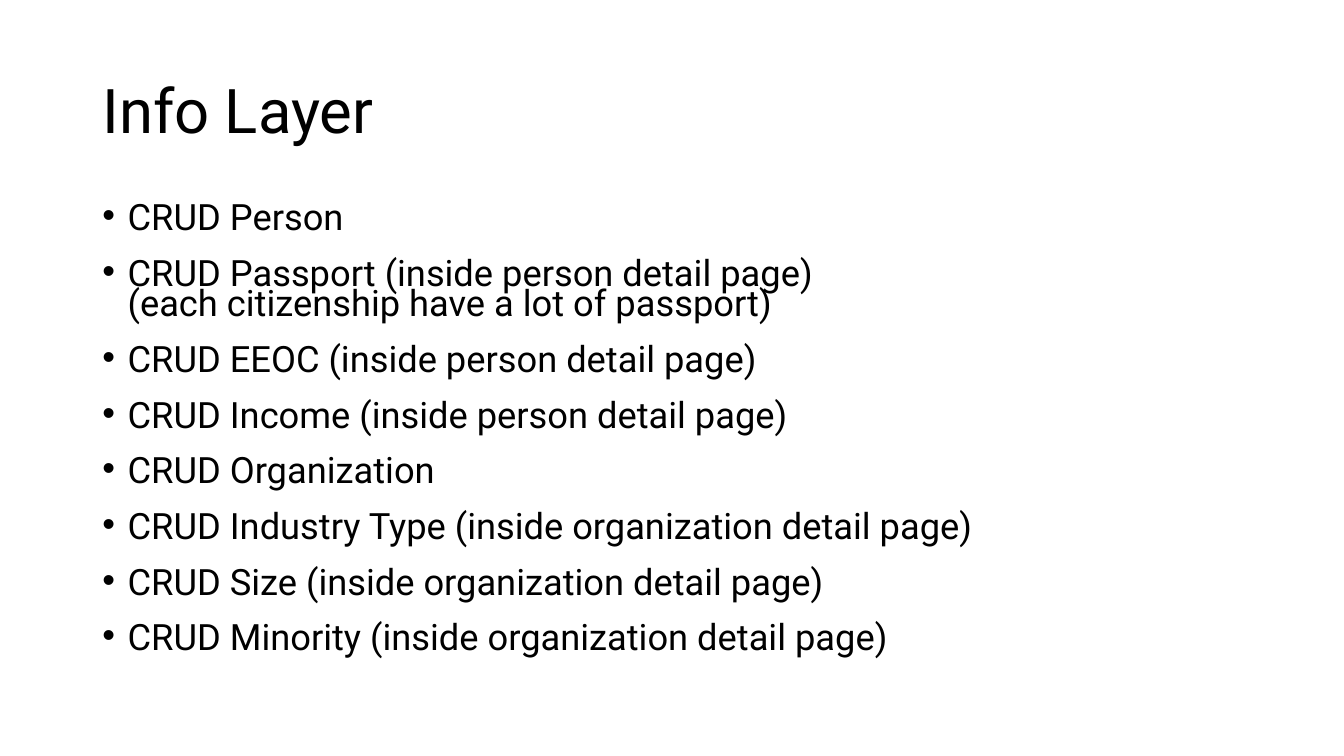
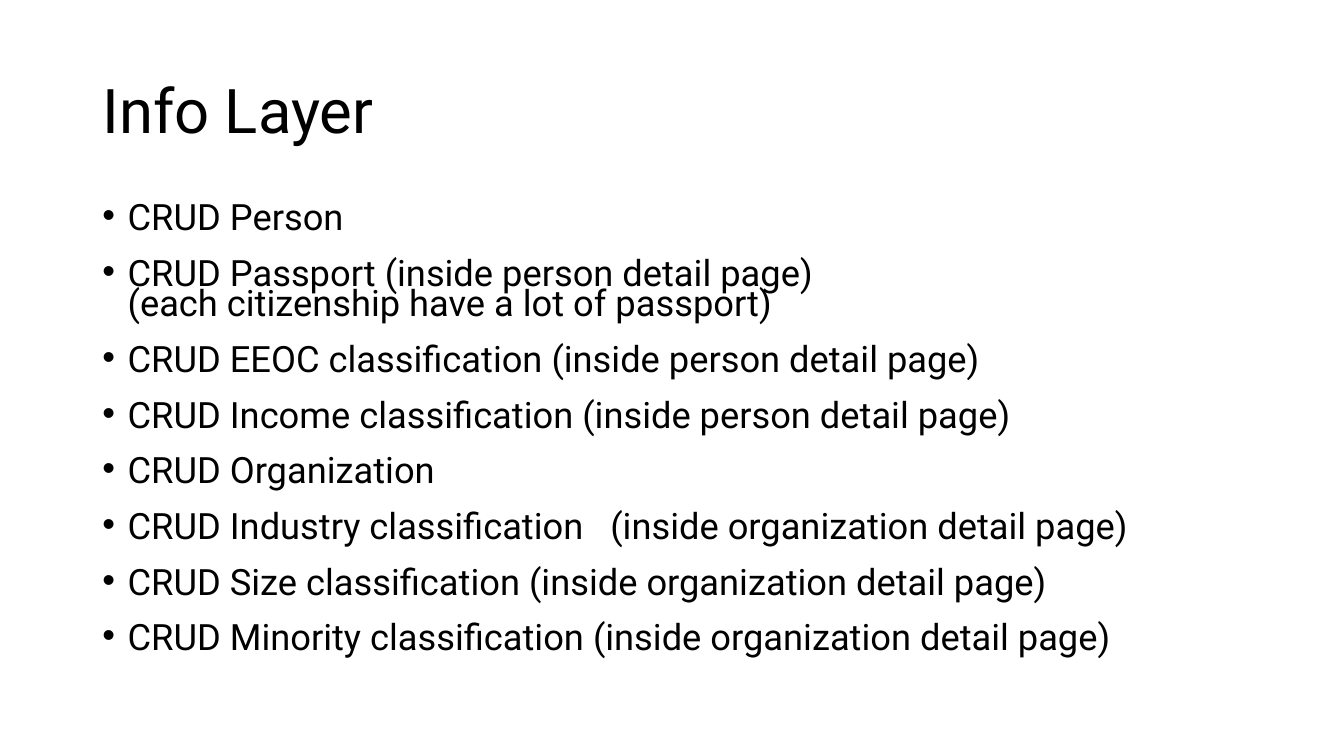
Before and after one commit to ssszZ-TH/party_fullstack_docker3, a slide deck: slide 6 of presentation/partyCommFuncReqOverAll.pptx. Drawn at 1344x756 pixels with LibreOffice and Linux fonts; fonts in the diff are those of the drawing. Boxes give left, top, right and bottom in pixels: in the first picture for what was removed or moved away, otherwise in the second. Text is boxed around its words. In the diff, an @@ line names an element or a change of style, - is before the commit and + after.

Commit message:
presentation func req excel fin

```diff
--- a/presentation/partyCommFuncReqOverAll.pptx
+++ b/presentation/partyCommFuncReqOverAll.pptx
@@ text at box(128, 343, 1010, 436): text changed @@
-• CRUD EEOC (inside person detail page)
-• CRUD Income (inside person detail page)
+• CRUD EEOC classification (inside person detail page)
+• CRUD Income classification (inside person detail page)
@@ text at box(128, 510, 1127, 658): text changed @@
-• CRUD Industry Type (inside organization detail page)
-• CRUD Size (inside organization detail page)
-• CRUD Minority (inside organization detail page)
+• CRUD Industry classification (inside organization detail page)
+• CRUD Size classification (inside organization detail page)
+• CRUD Minority classification (inside organization detail page)
```
Also in this commit, not shown: 2 other files.
